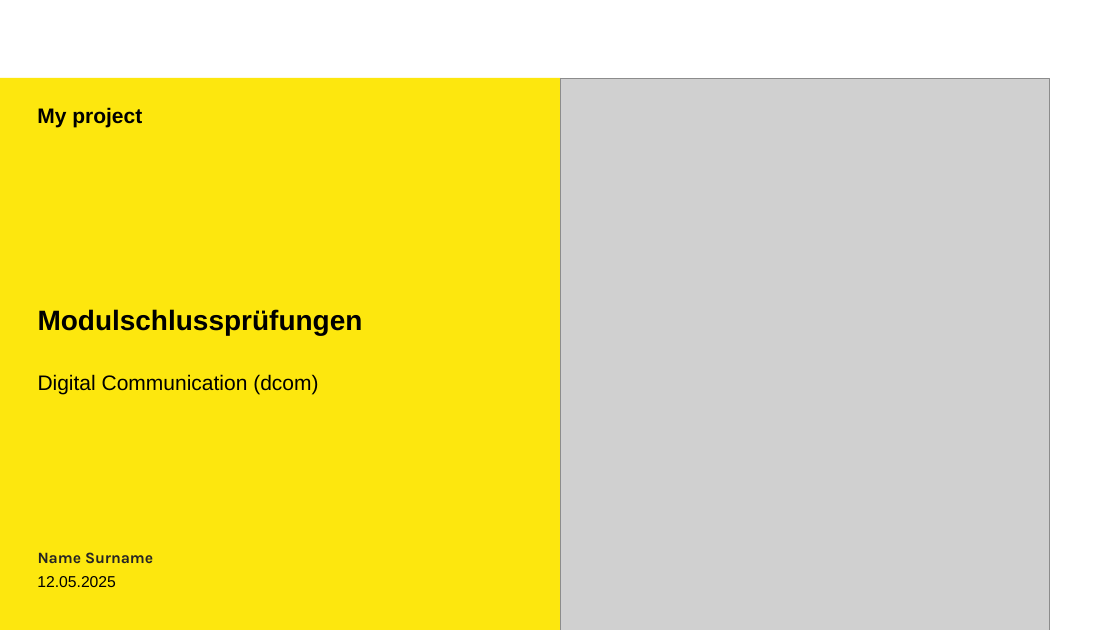
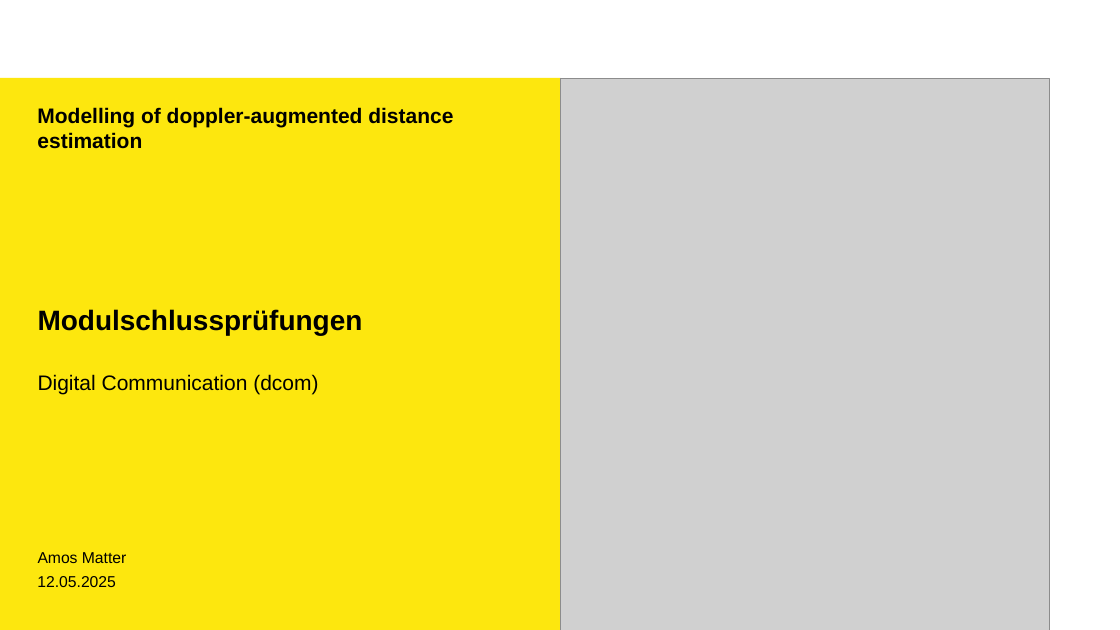
Before and after one commit to amosmatter/FS25_MSP_digitalcom, a slide deck: slide 1 of Project_KALM/MSP_Template.pptx (slide 2 before the commit). Drawn at 1120x630 pixels with LibreOffice and Linux fonts; fonts in the diff are those of the drawing; grey boxes stand for pictures; background and template pictures are left out. Boxes give left, top, right and bottom in pixels: in the first picture for what was removed or moved away, otherwise in the second. Text is boxed around its words. In the diff, an @@ line names an element or a change of style, - is before the commit and + after.

```diff
--- a/Project_KALM/MSP_Template.pptx
+++ b/Project_KALM/MSP_Template.pptx
@@ title at [37, 107, 453, 149]: text changed @@
-My project
+Modelling of doppler-augmented distance estimation
@@ text at [38, 552, 126, 563]: text changed; font Karla to Arial; text colour #252424 to #000000; bold off @@
-Name Surname
+Amos Matter
```
Also in this commit, not shown: 2 other slides changed, 12 slides added, 2 slides removed, 2 other files.
